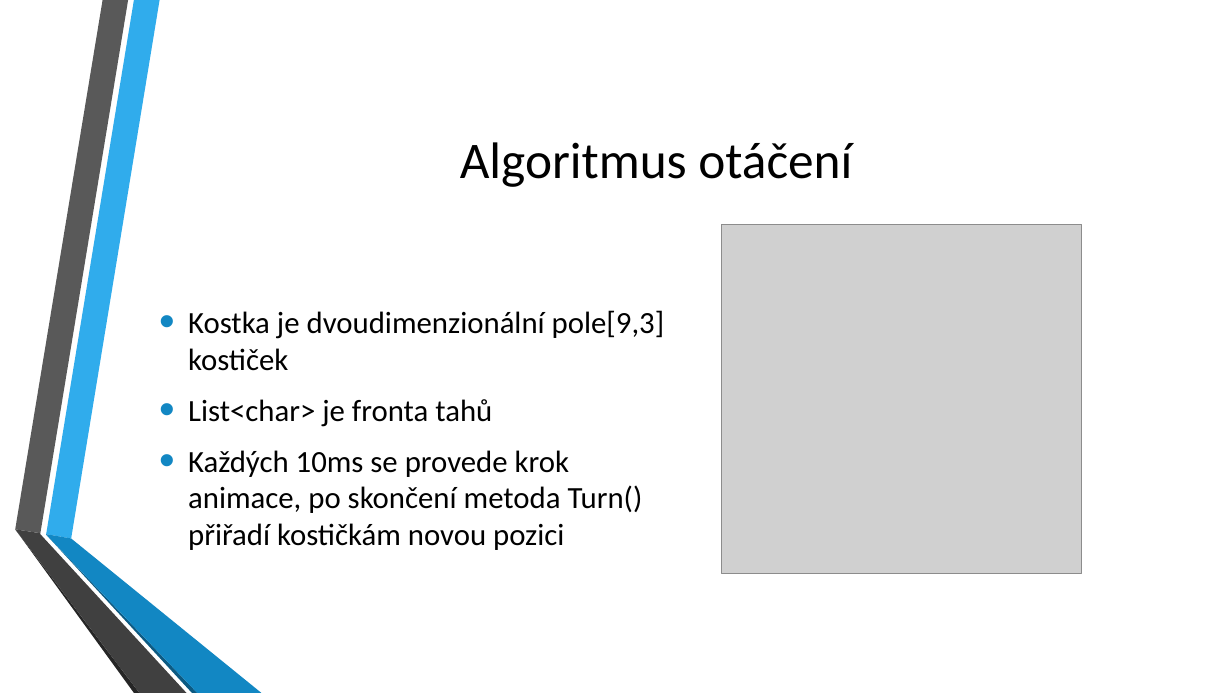
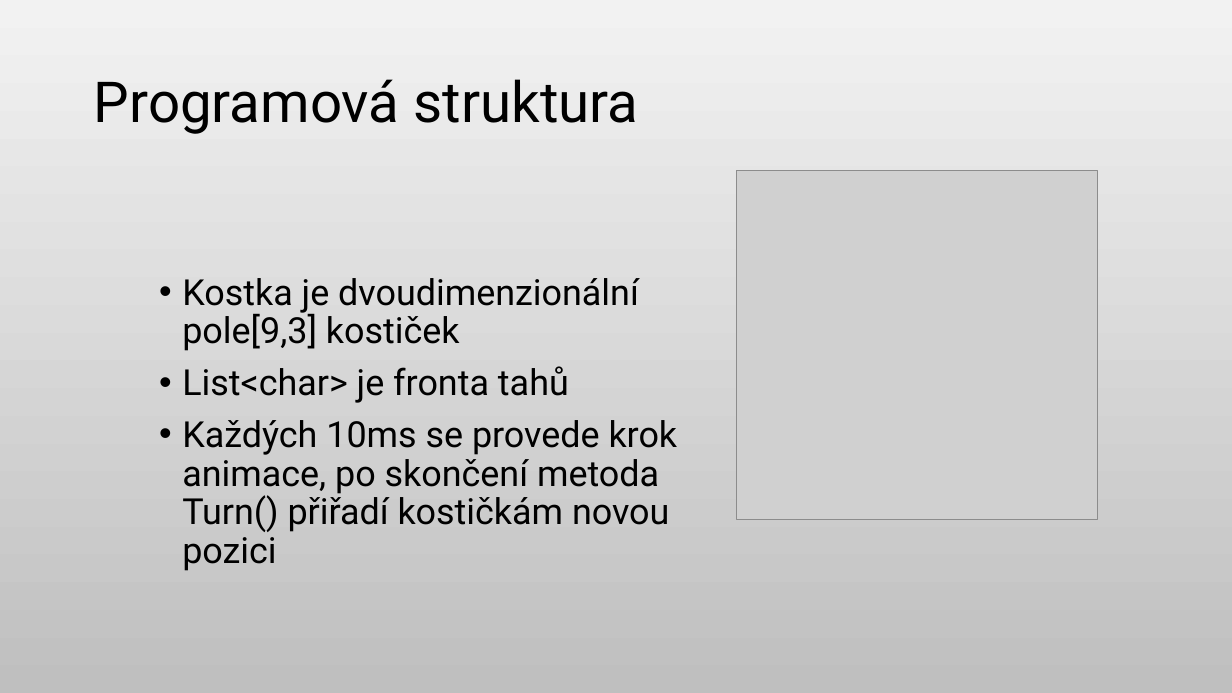
Before and after one commit to KurtinLukas/Rubiks-cube-ROP, a slide deck: slide 6 of ROP Kurtin prezentace.pptx (slide 5 before the commit). Drawn at 1232x693 pixels with LibreOffice and Linux fonts; fonts in the diff are those of the drawing; grey boxes stand for pictures; background and template pictures are left out. Boxes give left, top, right and bottom in pixels: in the first picture for what was removed or moved away, otherwise in the second. Text is boxed around its words. In the diff, an @@ line names an element or a change of style, - is before the commit and + after.

```diff
--- a/ROP Kurtin prezentace.pptx
+++ b/ROP Kurtin prezentace.pptx
@@ background picture (left out) to gradient #F2F2F2 to #BFBFBF @@
@@ title at (x1=94, y1=79, x2=639, y2=134): text changed; size 40 to 44 pt; font Calibri to Roboto @@
-Algoritmus otáčení
+Programová struktura
@@ picture moved from (x1=721, y1=225, x2=1082, y2=574) to (x1=738, y1=171, x2=1099, y2=520) @@
@@ text "Kostka je dvoudimenzionální pole[9,3] kostiček" at (x1=182, y1=278, x2=678, y2=571): size 24 to 28 pt, font Calibri to Roboto; indent changed; line spacing 1 to 0.9; vertical alignment middle to top @@
@@ group removed at (x1=15, y1=0, x2=262, y2=693): 6 freeform shapes @@
```
Also in this commit, not shown: 7 other slides changed, 2 slides added, 2 slides removed, 5 other files.
